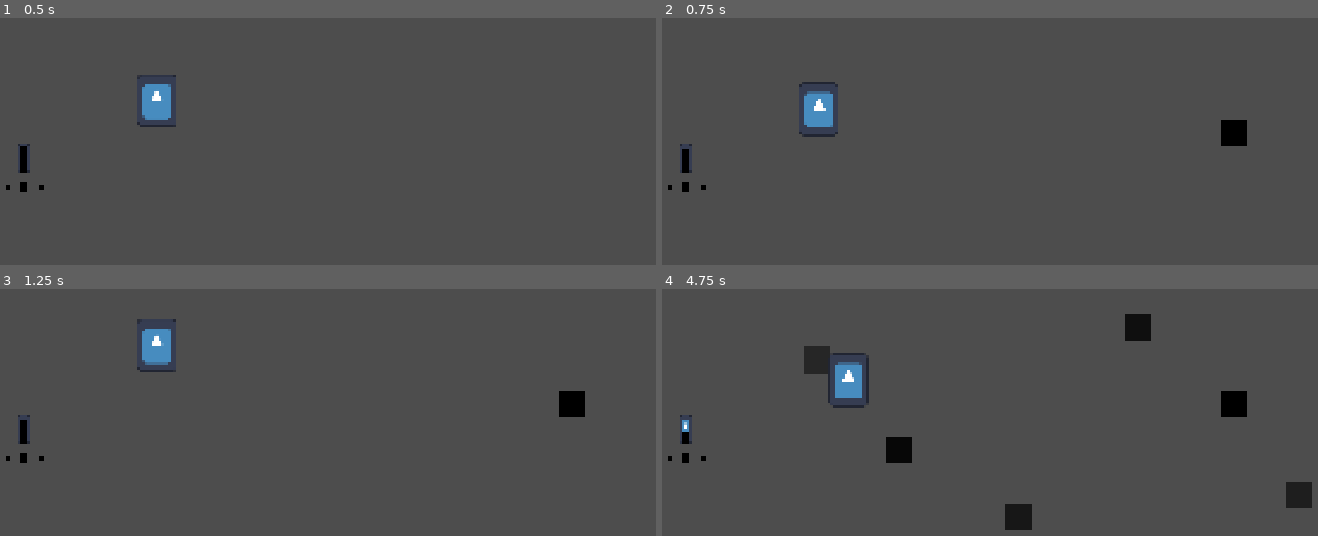
Above: before the commit, frames 1-4 (two rows, left to right).
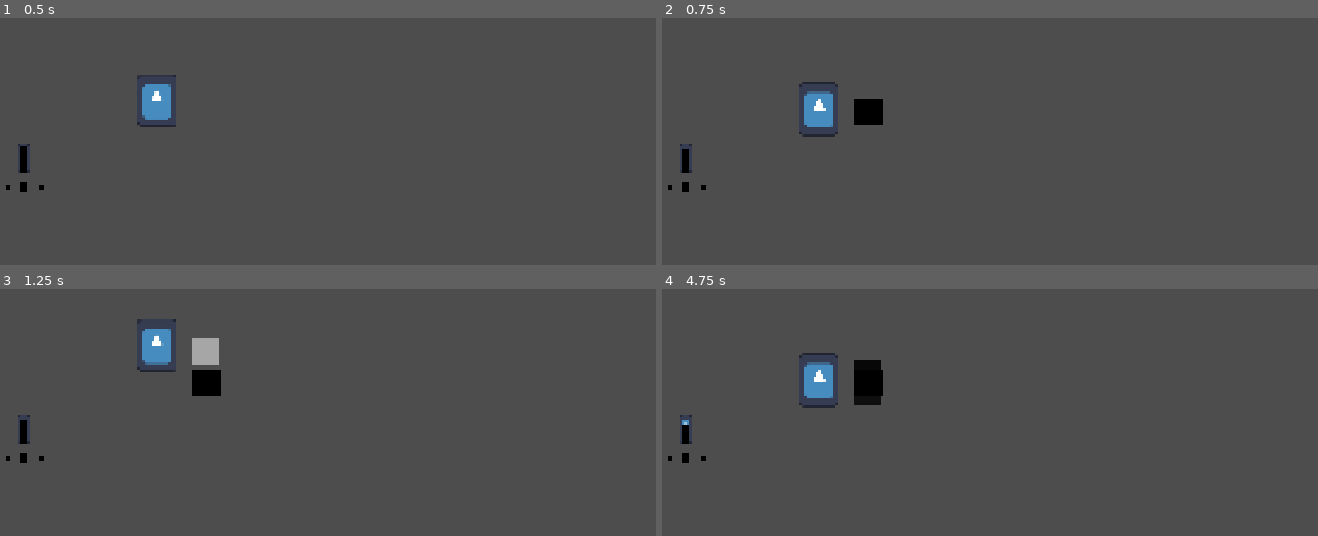
Above: after the commit, the same moments.

Repository: YhagoTomasini/Exlabers_Felpojam_026
Game: Godot game, scene res://Cenas/sala_de_testes.tscn
Two runs of this game, one before a commit and one after it. Both use one fixed random seed, a clock stepped at 60 frames per second and the inputs below. The project has no main scene, so this scene is started directly. The engine's default icon, where the game draws it, is replaced by a stand-in: a white triangle on a blue panel in a dark square.
Inputs (mouse positions are in pixels of both pictures, inside the frame that each line leads up to):
- Up to frame 1 (0.5 s): no input
- Up to frame 2 (0.75 s): move the mouse to (1232, 134) at 0.52 s; hold E (UI_move_right) from 0.53 s (still down); hold Right mouse button (clickRight, bound only after the commit) from 0.53 s (still down); click (1232, 134) at 0.6 s
- Up to frame 3 (1.25 s): keep holding E (UI_move_right); keep holding Right mouse button (clickRight, bound only after the commit); tap Up (ui_up) at 0.77 s
- Up to frame 4 (4.75 s): move the mouse to (898, 449) at 1.27 s; release Right mouse button (clickRight, bound only after the commit) at 1.28 s; right-click (898, 449) at 1.35 s; tap Up (ui_up) at 1.52, 3.02, 3.77, 4.52 s; click (898, 449) at 1.55 s; tap Enter at 2 s; move the mouse to (1140, 328) at 2.02 s; release E (UI_move_right) at 2.03 s; hold Q (UI_move_left) 2.03-2.78 s; hold Right mouse button (clickRight, bound only after the commit) 2.03-2.78 s; click (1140, 328) at 2.1 s; tap Space at 2.75 s; move the mouse to (1016, 516) at 2.77 s; hold E (UI_move_right) 2.78-4.28 s; right-click (1016, 516) at 2.85 s; click (1016, 516) at 3.05 s; move the mouse to (1298, 494) at 3.52 s; hold Right mouse button (clickRight, bound only after the commit) 3.53-4.28 s; click (1298, 494) at 3.6 s; move the mouse to (819, 360) at 4.27 s; hold Q (UI_move_left) from 4.28 s (still down); right-click (819, 360) at 4.35 s; click (819, 360) at 4.55 s

Frame 1 is identical in both runs. In frame 2, 0.9% of the frame differs, in the area x 29-90%, y 32-52%; in frame 3, 1.3%; in frame 4, 4.4%, in the area x 3-100%, y 10-98%.

Commit message:
update range carimbo

Diff:
--- a/felpojams-dos-exlabers/Codigos/carimbo.gd
+++ b/felpojams-dos-exlabers/Codigos/carimbo.gd
@@ -11,13 +11,37 @@
 
 #Precisa pegar a referencia da UI para ativar uma função no código dela
 @onready var uiTntas = $"../UI_Tintas"
+@onready var player = $"../PersonagemPrincipal"
+
+#marca hipotetica
+@onready var marcaHipoteticaCena = preload("res://Prefabs/marcaHipotetica.tscn")
+var marcaHipotetica
+var rangeMH = 120
 
 func _ready() -> void:
 	pass
 
 func _process(delta: float) -> void:
-	#Clica
-	if Input.is_action_just_pressed("click"):
+	#Vou mudar esse código:
+	#Enquanto estiver segurando o "clickRight"
+	#intantiate "marcaHipotetica" a X pixels do player na direção da posição local do mouse
+	#Se apertar "clickLeft" instancia a "marca" na posição em que estava a "marcaHipotetica"
+	#something like:
+
+	if Input.is_action_pressed("clickRight"):
+		if marcaHipotetica == null:
+			marcaHipotetica = marcaHipoteticaCena.instantiate()
+			add_child(marcaHipotetica)
+
+		var direção = (get_local_mouse_position() - player.position).normalized()
+		marcaHipotetica.position = player.position + direção * rangeMH
+
+	else:
+		if marcaHipotetica != null:
+			marcaHipotetica.queue_free()
+			marcaHipotetica = null
+
+	if Input.is_action_just_pressed("clickLeft") and marcaHipotetica != null:
 		#Se existir a UI pede para ativar a função atualizar_barra nela
 		if uiTntas != null:
 			uiTntas.atualizar_barra()
@@ -37,5 +61,5 @@
 		elif Globals.corAtual == 3:
 			marcaInstanciada = cenaMarcaC.instantiate()
 
-		marcaInstanciada.global_position = get_local_mouse_position() #instancia na posição do mouse
+		marcaInstanciada.global_position = marcaHipotetica.position
 		add_child(marcaInstanciada)
--- /dev/null
+++ b/felpojams-dos-exlabers/Prefabs/marcaHipotetica.tscn
@@ -0,0 +1,10 @@
+[gd_scene load_steps=2 format=3 uid="uid://ckan1kkpgao1p"]
+
+[sub_resource type="CanvasTexture" id="CanvasTexture_k1gx7"]
+
+[node name="marcaY" type="Node2D"]
+
+[node name="Sprite2D" type="Sprite2D" parent="."]
+self_modulate = Color(1, 1, 1, 0.49803922)
+scale = Vector2(64, 64)
+texture = SubResource("CanvasTexture_k1gx7")
--- a/felpojams-dos-exlabers/project.godot
+++ b/felpojams-dos-exlabers/project.godot
@@ -56,7 +56,7 @@
 , Object(InputEventKey,"resource_local_to_scene":false,"resource_name":"","device":-1,"window_id":0,"alt_pressed":false …(182 unchanged characters)…
 ]
 }
-click={
+clickLeft={
 "deadzone": 0.2,
 "events": [Object(InputEventMouseButton,"resource_local_to_scene":false,"resource_name":"","device":-1,"window_id":0,"a …(253 unchanged characters)…
 ]
@@ -73,6 +73,11 @@
 , Object(InputEventJoypadButton,"resource_local_to_scene":false,"resource_name":"","device":-1,"button_index":9,"pressure":0.0,"pressed":false,"script":null)
 ]
 }
+clickRight={
+"deadzone": 0.2,
+"events": [Object(InputEventMouseButton,"resource_local_to_scene":false,"resource_name":"","device":-1,"window_id":0,"alt_pressed":false,"shift_pressed":false,"ctrl_pressed":false,"meta_pressed":false,"button_mask":0,"position":Vector2(0, 0),"global_position":Vector2(0, 0),"factor":1.0,"button_index":2,"canceled":false,"pressed":false,"double_click":false,"script":null)
+]
+}
 
 [rendering]
 
Not shown: 1 places in felpojams-dos-exlabers/Cenas/sala_de_testes.tscn that only renumber resources
